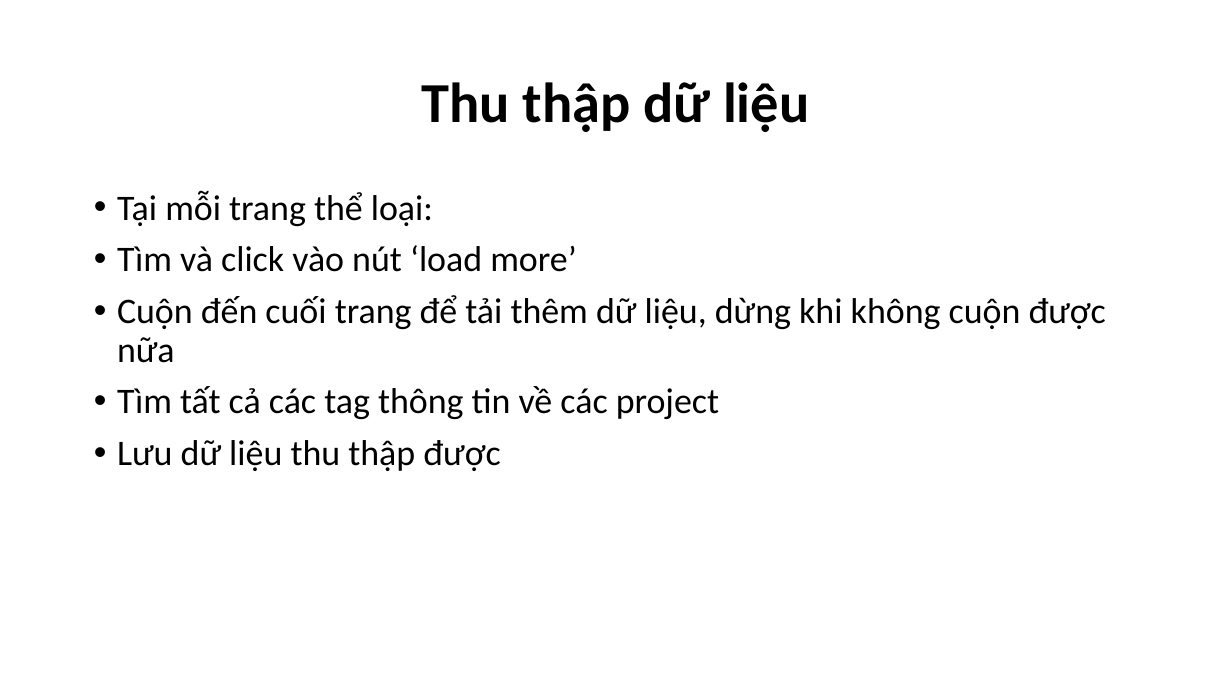
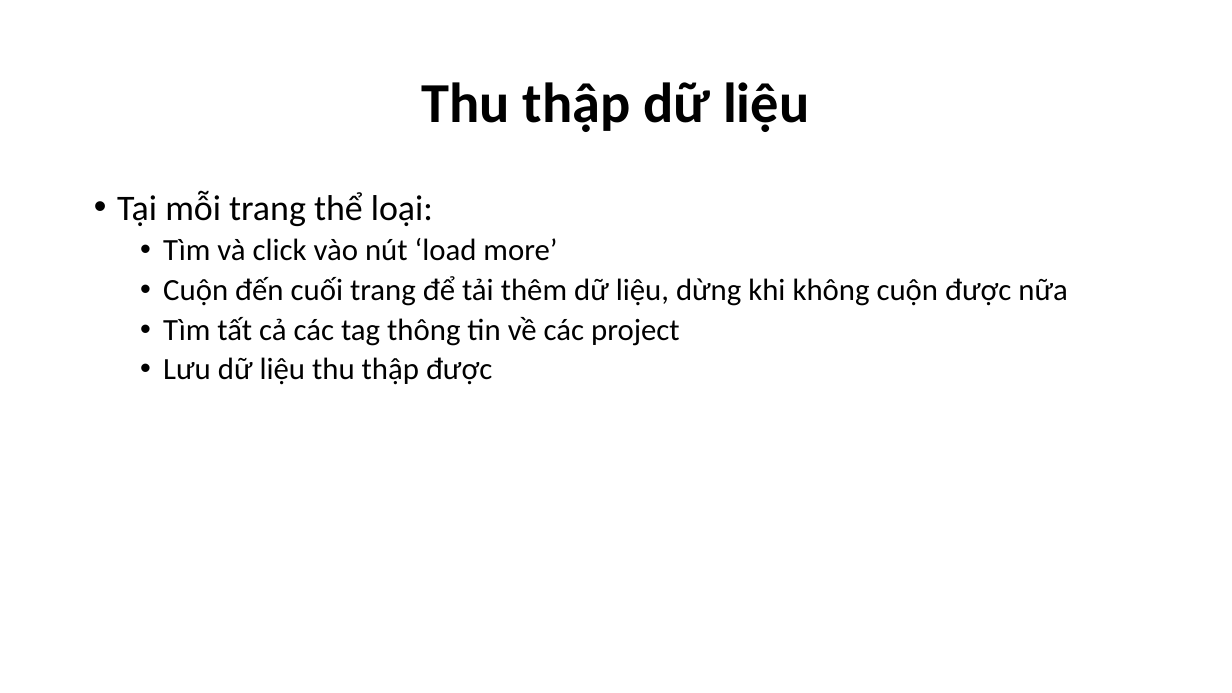
Before and after one commit to XQuyTran/DataScience_Project_HCMUS, a slide deck: slide 6 of presentation/Slide.pptx (slide 7 before the commit). Drawn at 1232x693 pixels with LibreOffice and Linux fonts; fonts in the diff are those of the drawing. Boxes give left, top, right and bottom in pixels: in the first picture for what was removed or moved away, otherwise in the second. Text is boxed around its words. In the diff, an @@ line names an element or a change of style, - is before the commit and + after.

```diff
--- a/presentation/Slide.pptx
+++ b/presentation/Slide.pptx
@@ text at [163, 238, 1067, 385]: size 28 to 24 pt in "Tìm và click vào nút ‘load more’", "Cuộn đến cuối trang để tải thêm ...", "Tìm tất cả các tag thông tin ...", "Lưu dữ liệu thu thập được"; list level 1 to 2 in "Tìm và click vào nút ..."; list level 1 to 2 in "Cuộn đến cuối trang để ..."; list level 1 to 2 in "Tìm tất cả các tag ..."; list level 1 to 2 in "Lưu dữ liệu thu thập ..." @@
```
Also in this commit, not shown: 8 other slides changed, 9 slides added, 5 slides removed, 1 other file.
